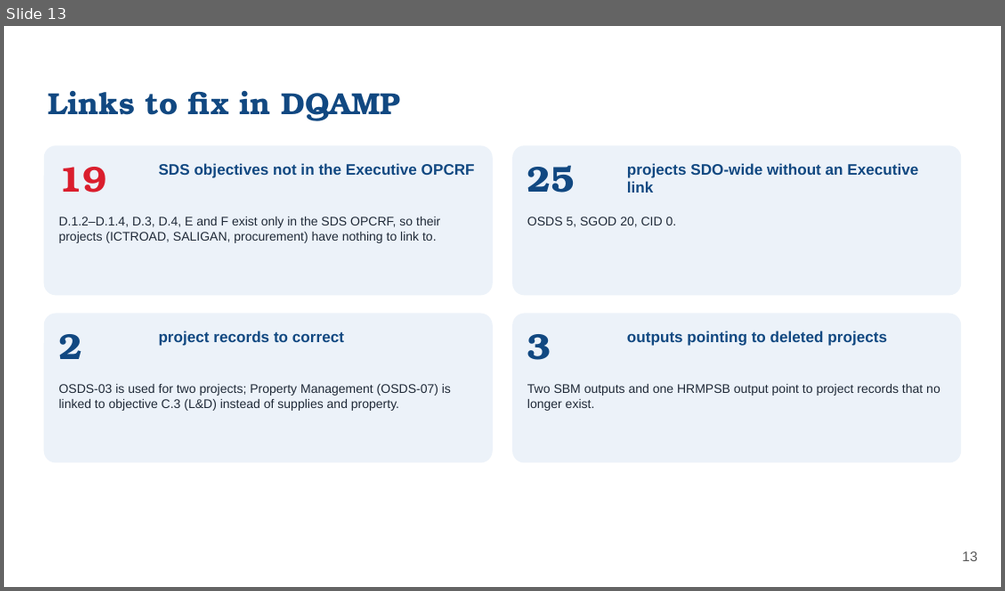
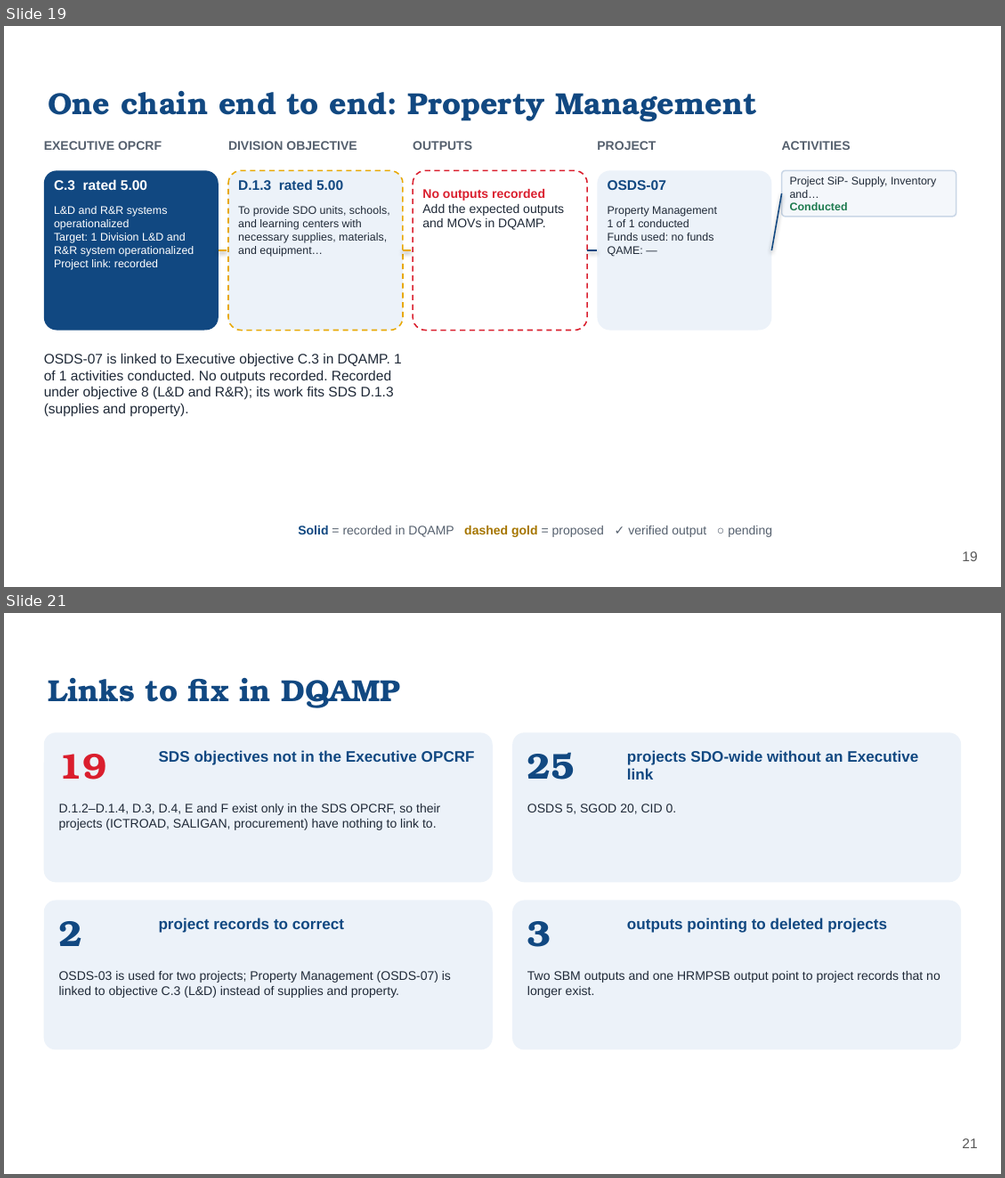
Before and after one commit to phidipidis/DQAMP, a slide deck: presentations/line-of-sight-2026/OSDS_Line-of-Sight_2026.pptx. Shown one above the other, each under a label of ours: slide 13 before the commit, slides 19 and 21 after it; the slides between them are not shown. The pictures are 1005x591 and 1005x1178 pixels, drawn with LibreOffice and Linux fonts; fonts in the diff are those of the drawing; background and template pictures are left out. Boxes give left, top, right and bottom in pixels: in the first picture for what was removed or moved away, otherwise in the second. Text is boxed around its words. In the diff, an @@ line names an element or a change of style, - is before the commit and + after.

```diff
--- a/presentations/line-of-sight-2026/OSDS_Line-of-Sight_2026.pptx
+++ b/presentations/line-of-sight-2026/OSDS_Line-of-Sight_2026.pptx
@@ slide 19 added at <box>4,26,1001,587</box>, background picture (left out) @@
@@ title added at <box>48,91,758,122</box>, 22 pt, text #114881, bold @@
+One chain end to end: Property Management
@@ text added at <box>44,141,162,150</box>, 9 pt, text #55606E, bold @@
+EXECUTIVE OPCRF
@@ text added at <box>228,141,356,150</box>, 9 pt, text #55606E, bold @@
+DIVISION OBJECTIVE
@@ text added at <box>413,141,472,150</box>, 9 pt, text #55606E, bold @@
+OUTPUTS
@@ text added at <box>597,141,655,150</box>, 9 pt, text #55606E, bold @@
+PROJECT
@@ text added at <box>782,141,850,150</box>, 9 pt, text #55606E, bold @@
+ACTIVITIES
@@ rounded rectangle added at <box>44,170,218,330</box>, fill #114881 @@
@@ text added at <box>54,179,147,190</box>, 10 pt, text #FFFFFF, bold @@
+C.3 rated 5.00
@@ rounded rectangle added at <box>228,170,403,330</box>, fill #ECF2F9, outline #E8A800 1 pt dashed @@
@@ text added at <box>238,179,343,190</box>, 10 pt, text #114881, bold @@
+D.1.3 rated 5.00
@@ rounded rectangle added at <box>413,170,587,330</box>, fill #FFFFFF, outline #DA1E2D 1 pt dashed @@
@@ rounded rectangle added at <box>597,170,771,330</box>, fill #ECF2F9 @@
@@ text added at <box>607,180,666,190</box>, 10 pt, text #114881, bold @@
+OSDS-07
@@ rounded rectangle added at <box>782,170,956,216</box>, fill #F4F7FB, outline #C9D6E6 1 pt @@
@@ text added at <box>790,176,936,210</box>, 8 pt, text #1F2937 @@
+Project SiP- Supply, Inventory and…
+Conducted
@@ text added at <box>54,206,194,270</box>, 8 pt, text #FFFFFF @@
+L&D and R&R systems operationalized
+Target: 1 Division L&D and R&R system operationalized
+Project link: recorded
@@ text added at <box>238,206,390,257</box>, 8 pt, text #1F2937 @@
+To provide SDO units, schools, and learning centers with necessary supplies, materials, and equipment…
@@ text added at <box>422,189,564,230</box>, 9 pt, text #1F2937 @@
+No outputs recorded
+Add the expected outputs and MOVs in DQAMP.
@@ text added at <box>607,206,717,257</box>, 8 pt, text #1F2937 @@
+Property Management
+1 of 1 conducted
+Funds used: no funds
+QAME: —
@@ line added from (771, 250) to (782, 193), #114881 1 pt @@
@@ line added from (218, 250) to (228, 250), #E8A800 1.5 pt dashed @@
@@ line added from (403, 250) to (413, 250), #E8A800 1.5 pt dashed @@
@@ line added from (587, 250) to (597, 250), #114881 1 pt @@
@@ text added at <box>44,353,402,417</box>, 10 pt, text #1F2937 @@
+OSDS-07 is linked to Executive objective C.3 in DQAMP. 1 of 1 activities conducted. No outputs recorded. Recorded under objective 8 (L&D and R&R); its work fits SDS D.1.3 (supplies and property).
@@ text added at <box>298,525,772,537</box>, 9 pt, text #55606E @@
+Solid = recorded in DQAMP dashed gold = proposed ✓ verified output ○ pending
@@ page number added at <box>962,551,977,561</box>, 10 pt, text #595959 @@
+19
@@ what was slide 13 is now slide 21 @@
@@ page number at <box>962,1138,977,1148</box>: text changed @@
-13
+21
```
Also in this commit, not shown: 1 slide changed, 7 other slides added, 2 other files.
